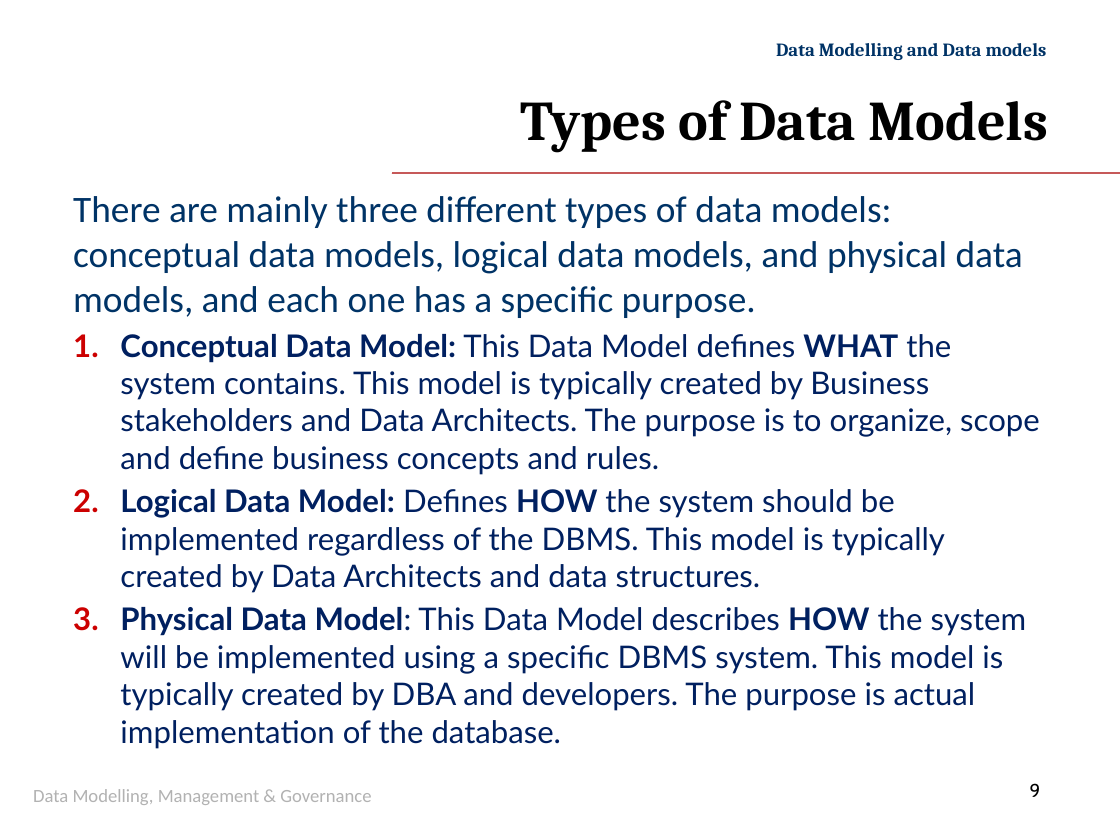
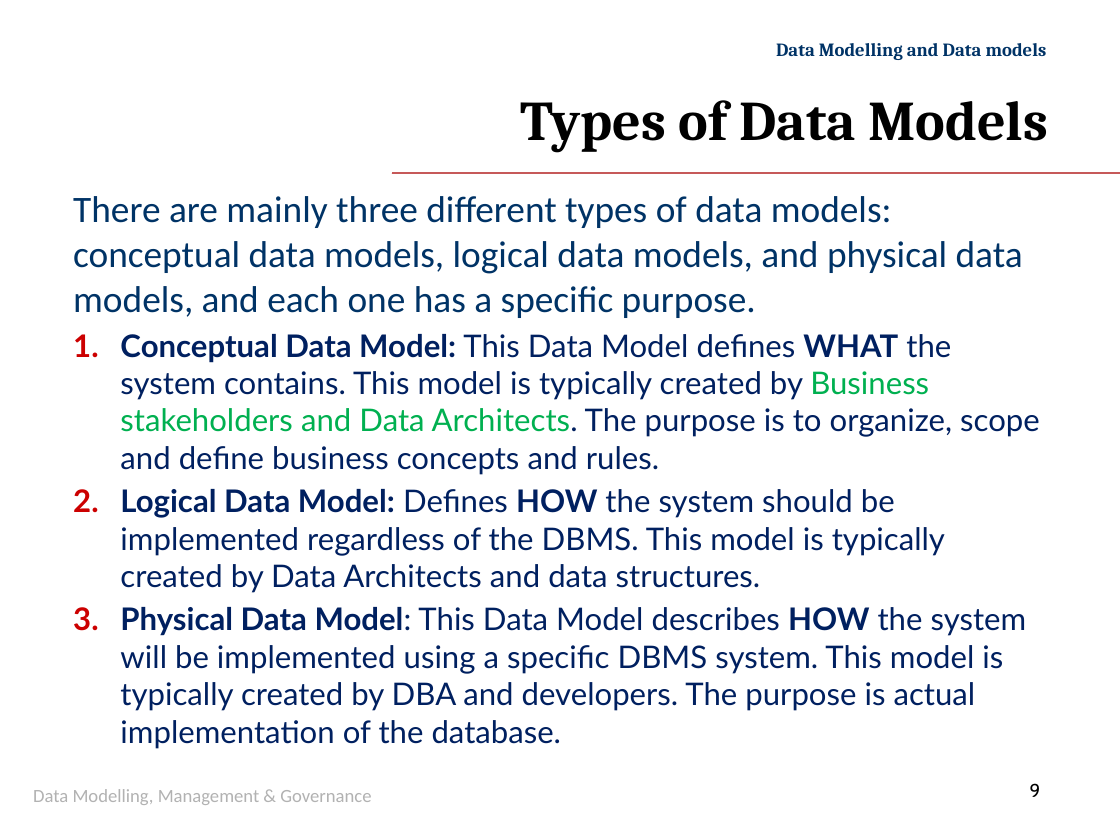
Before and after one commit to GangminLi/GangminLi.github.io, a slide deck: slide 9 of slides/cis108-6/Slides 3.1 - Data Modelling -ERM ERD and RDM.pptx. Drawn at 1120x840 pixels with LibreOffice and Linux fonts; fonts in the diff are those of the drawing; background and template pictures are left out. Boxes give left, top, right and bottom in pixels: in the first picture for what was removed or moved away, otherwise in the second. Text is boxed around its words. In the diff, an @@ line names an element or a change of style, - is before the commit and + after.

```diff
--- a/slides/cis108-6/Slides 3.1 - Data Modelling -ERM ERD and RDM.pptx
+++ b/slides/cis108-6/Slides 3.1 - Data Modelling -ERM ERD and RDM.pptx
@@ text at [120,334,1040,474]: text colour #002060 to #00B050 in "Business stakeholders and Data Architects." @@
```
Also in this commit, not shown: 5 other slides changed, 12 other files.
